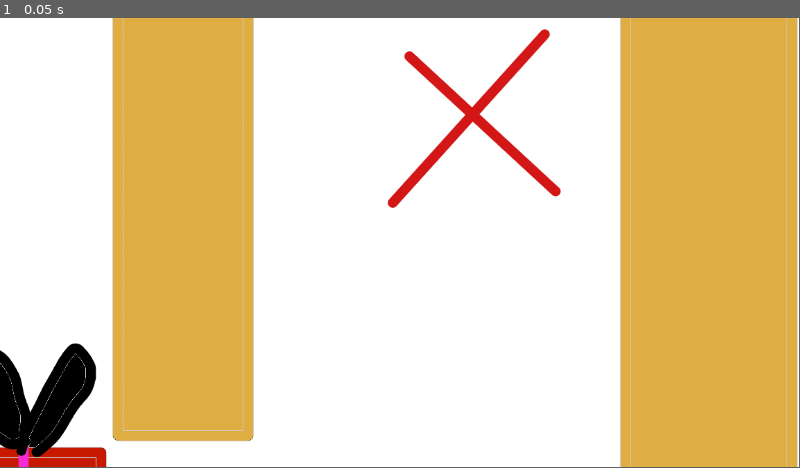
Above: before the commit, frame 1.
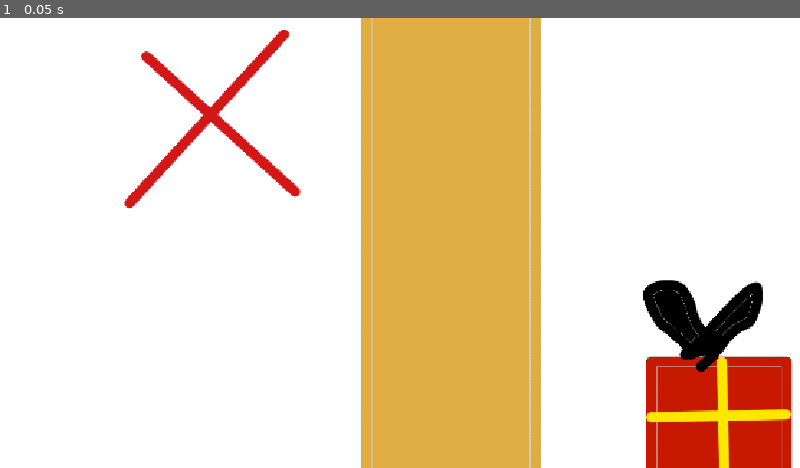
Above: after the commit, the same moment.

Repository: gamecraft-sfera/counter-godot
Game: Godot game, scene res://main.tscn
Same seed, same stepped clock (60 frames per second), same inputs: the game is played once before the commit and once after it. Before the commit the project has no main scene; this scene is started directly in both runs.
Inputs:
- Up to frame 1 (0.05 s): no input
In our replay, the window is 799x449 before the commit and 800x450 after it. These sizes can differ from the game's own. Grey fills any space a smaller window leaves; there, only what the larger window draws over its background counts as a difference.

The runs differ from the first frame. In frame 1, 64% of the frame differs, in the area x 0-100%, y 0-100%.

Commit message:
old commit

Diff:
--- a/project/main.tscn
+++ b/project/main.tscn
@@ -5,5 +5,6 @@
 [node name="main" type="Node2D"]
 
 [node name="CounterGodotMap1" type="Sprite2D" parent="."]
-position = Vector2(778, 361)
+position = Vector2(401.5, 361)
+scale = Vector2(1.0157259, 1)
 texture = ExtResource("1_ig7tw")
--- /dev/null
+++ b/project/node_2d.gd
@@ -0,0 +1,15 @@
+extends Node2D
+
+var pocitadlo = 10
+
+
+
+func _on_texture_button_pressed() -> void:
+	pocitadlo = pocitadlo -1
+
+	$Label.text = str(pocitadlo)
+
+	print("pocitadlo: ", pocitadlo)
+	#$TextureButton.visible = false
+	if pocitadlo == 0:
+		$Icon.visible = true
--- /dev/null
+++ b/project/node_2d.tscn
@@ -0,0 +1,43 @@
+[gd_scene load_steps=5 format=3 uid="uid://nc3vvndjnxdn"]
+
+[ext_resource type="Script" uid="uid://nj0fbhsxvfm8" path="res://node_2d.gd" id="1_epypp"]
+[ext_resource type="Texture2D" uid="uid://oleyyd0gxvly" path="res://counter godot map 1.png" id="1_wtcfe"]
+[ext_resource type="Texture2D" uid="uid://r5ucb5h0qu5t" path="res://pngimg.com - gift_PNG100228.png" id="2_0e48y"]
+[ext_resource type="Texture2D" uid="uid://biu8a0o1ca2vx" path="res://icon.svg" id="4_0hol4"]
+
+[node name="Node2D" type="Node2D"]
+script = ExtResource("1_epypp")
+metadata/_edit_horizontal_guides_ = [-1699.0]
+
+[node name="CounterGodotMap1" type="Sprite2D" parent="."]
+position = Vector2(32, 158.00002)
+scale = Vector2(1.0358871, 1.0198491)
+texture = ExtResource("1_wtcfe")
+
+[node name="TextureButton" type="TextureButton" parent="."]
+anchors_preset = -1
+anchor_left = -0.23900001
+anchor_top = 0.13100001
+anchor_bottom = 0.13100001
+offset_left = 480.0
+offset_top = 126.0
+offset_right = 825.59766
+offset_bottom = 491.74045
+texture_normal = ExtResource("2_0e48y")
+ignore_texture_size = true
+stretch_mode = 0
+
+[node name="Label" type="Label" parent="."]
+offset_left = 564.0
+offset_top = 355.0
+offset_right = 819.0
+offset_bottom = 475.0
+theme_override_font_sizes/font_size = 64
+text = "OKAK"
+
+[node name="Icon" type="Sprite2D" parent="."]
+visible = false
+position = Vector2(-2, 418)
+texture = ExtResource("4_0hol4")
+
+[connection signal="pressed" from="TextureButton" to="." method="_on_texture_button_pressed"]
--- a/project/project.godot
+++ b/project/project.godot
@@ -11,8 +11,13 @@
 [application]
 
 config/name="project"
+run/main_scene="uid://cw14exdhnsne2"
 config/features=PackedStringArray("4.5", "GL Compatibility")
 config/icon="res://icon.svg"
+
+[display]
+
+window/stretch/mode="canvas_items"
 
 [rendering]
 
Not shown, added: project/node_2d.gd.uid
Binary file added: project/pngimg.com - gift_PNG100228.png
Not shown, added: project/pngimg.com - gift_PNG100228.png.import
